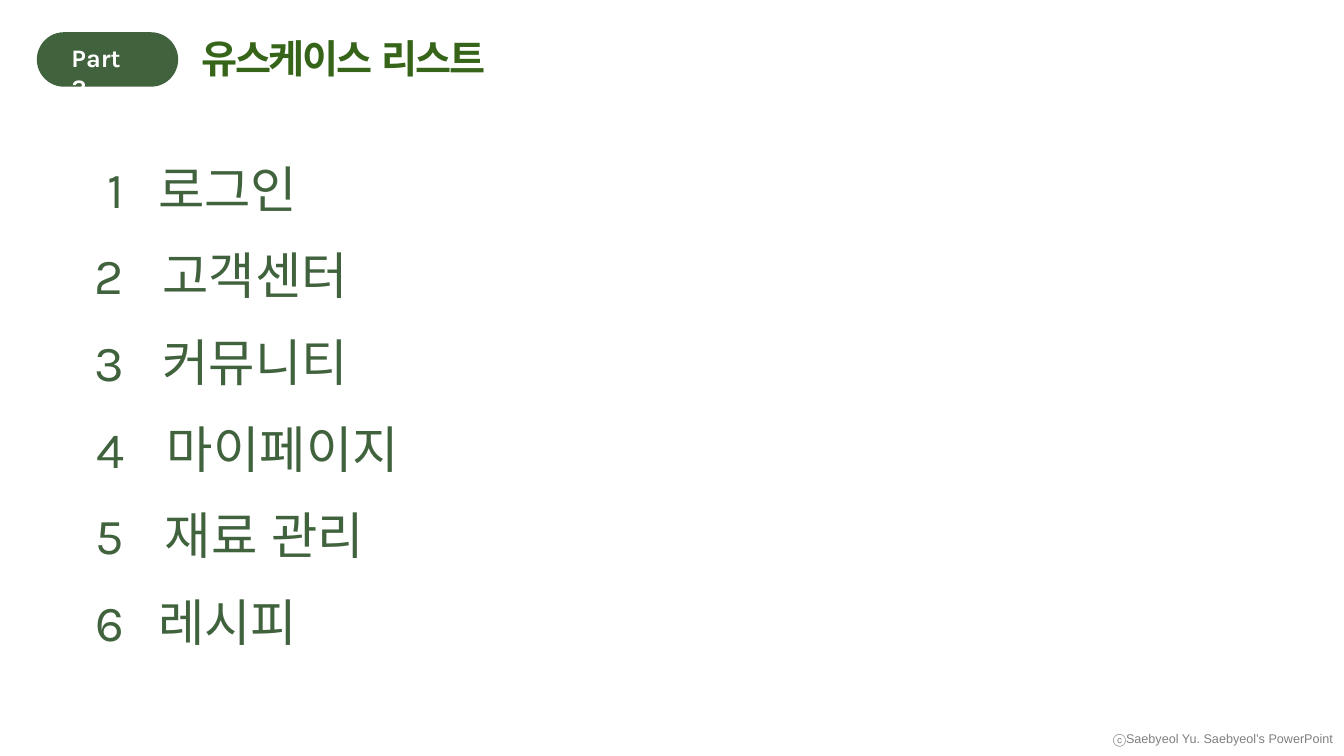
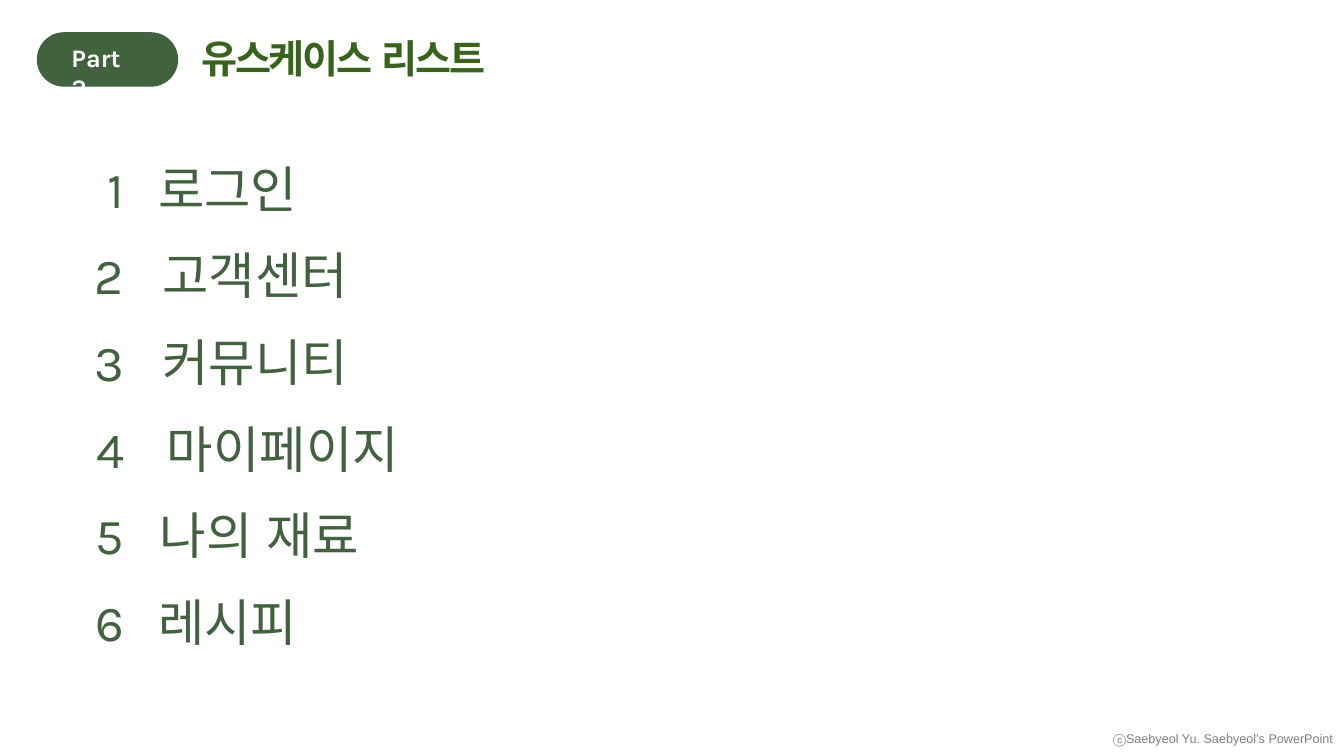
Before and after one commit to Yoon-jae-min/UsecaseDiagram, a slide deck: slide 8 of 수정/2조 요구사항 확인, 유스케이스(발표).pptx. Drawn at 1344x756 pixels with LibreOffice and Linux fonts; fonts in the diff are those of the drawing. Boxes give left, top, right and bottom in pixels: in the first picture for what was removed or moved away, otherwise in the second. Text is boxed around its words. In the diff, an @@ line names an element or a change of style, - is before the commit and + after.

```diff
--- a/수정/2조 요구사항 확인, 유스케이스(발표).pptx
+++ b/수정/2조 요구사항 확인, 유스케이스(발표).pptx
@@ text at <box>160,512,360,558</box>: text changed @@
-재료 관리
+나의 재료
```
Also in this commit, not shown: 15 other slides changed.
